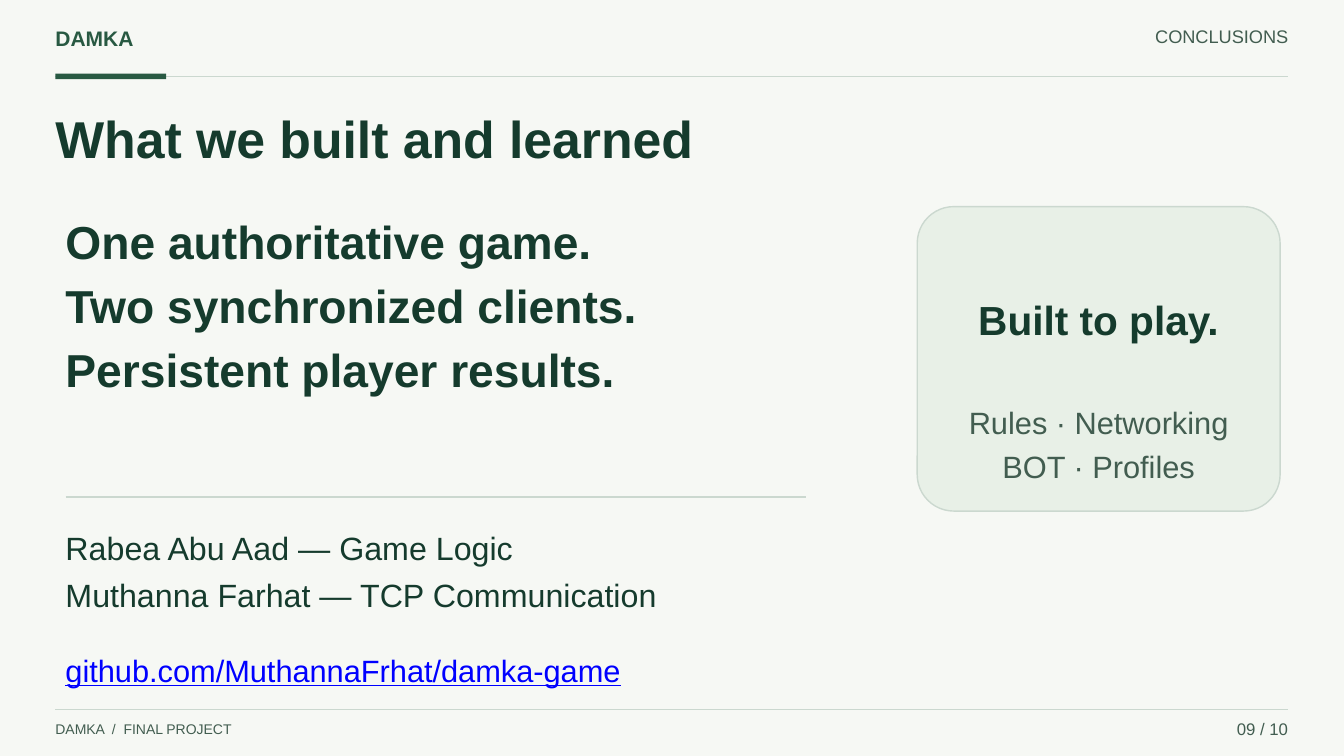
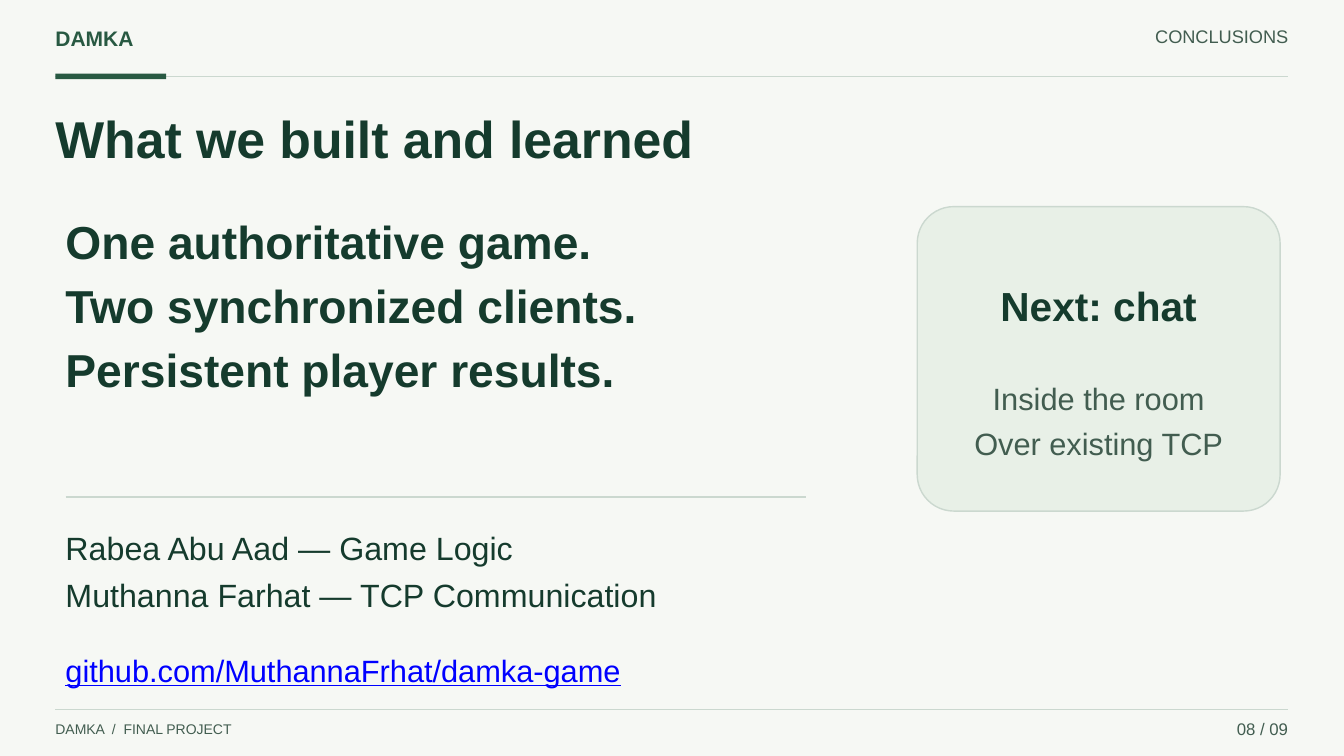
Before and after one commit to MuthannaFrhat/damka-game, a slide deck: slide 8 of docs/presentation/Damka_Presentation.pptx (slide 9 before the commit). Drawn at 1344x756 pixels with LibreOffice and Linux fonts; fonts in the diff are those of the drawing. Boxes give left, top, right and bottom in pixels: in the first picture for what was removed or moved away, otherwise in the second. Text is boxed around its words. In the diff, an @@ line names an element or a change of style, - is before the commit and + after.

```diff
--- a/docs/presentation/Damka_Presentation.pptx
+++ b/docs/presentation/Damka_Presentation.pptx
@@ text at box(1000, 291, 1196, 322): text changed @@
-Built to play.
+Next: chat
@@ text at box(974, 387, 1223, 461): text changed @@
-Rules · Networking
-BOT · Profiles
+Inside the room
+Over existing TCP
@@ text at box(1237, 723, 1288, 735): text changed @@
-09 / 10
+08 / 09
```
Also in this commit, not shown: 8 other slides changed, 1 slide removed, 4 other files.
